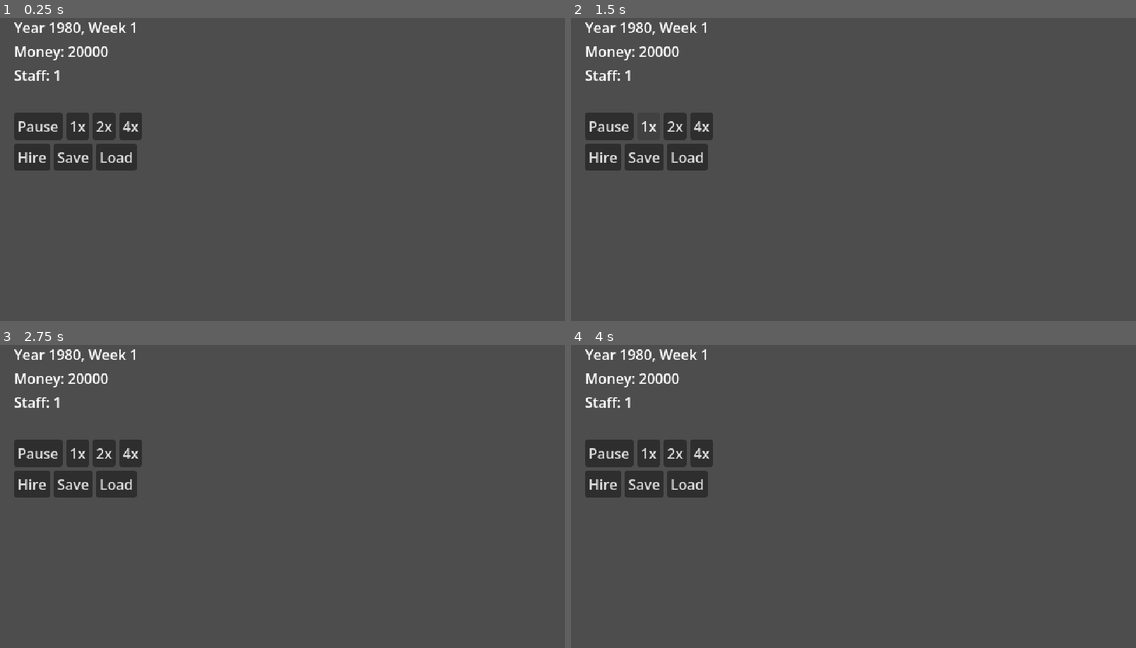
Above: before the commit, frames 1-4 (two rows, left to right).
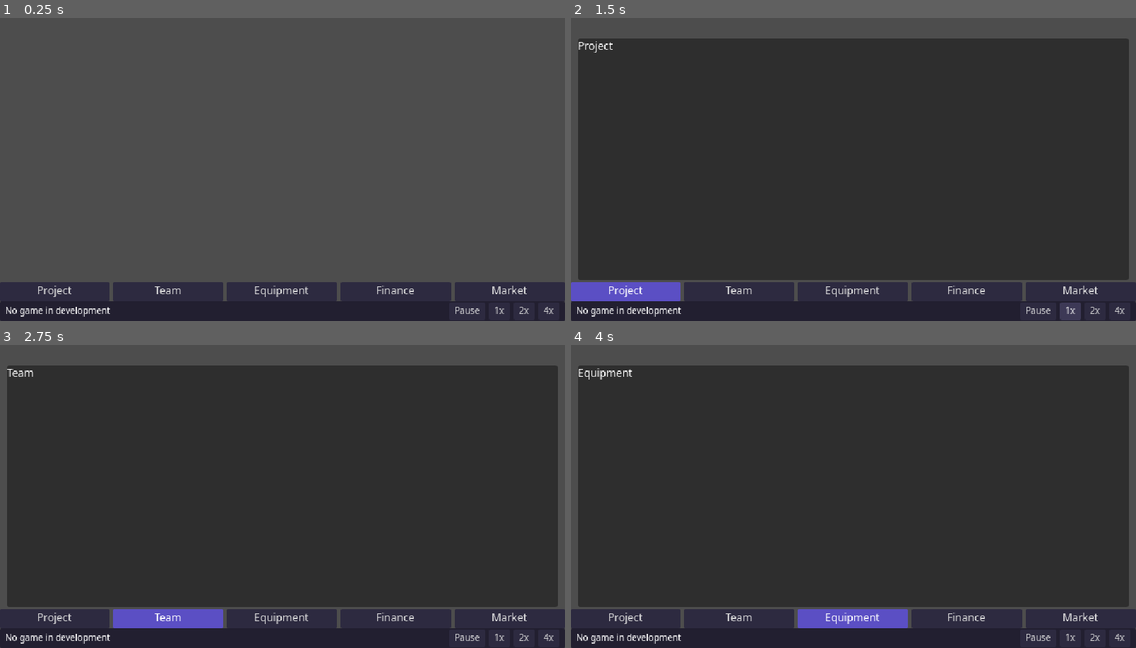
Above: after the commit, the same moments.

Repository: taehero/game-dev
Game: Godot game, scene res://src/ui/main.tscn
The game is run twice, just before and just after one commit, with the same random seed, the same clock (stepped at 60 frames per second) and the same inputs.
Inputs (mouse positions are in pixels of both pictures, inside the frame that each line leads up to):
- Up to frame 1 (0.25 s): no input
- Up to frame 2 (1.5 s): click (627, 290) at 0.5 s, where only the run after the commit has a clickable "Project"; click "1x" at 1.25 s
- Up to frame 3 (2.75 s): click (169, 617) at 2 s, where only the run after the commit has a clickable "Team"
- Up to frame 4 (4 s): click "2x" at 2.75 s; click (853, 617) at 3.5 s, where only the run after the commit has a clickable "Equipment"

The runs differ from the first frame. In frame 1, 17% of the frame differs, in the area x 0-100%, y 1-100%; in frame 2, 87%; in frame 3, 87%; in frame 4, 87%.

Commit message:
feat(ui): new main scene with status bar, tabs and F3 debug HUD
Co-Authored-By: Claude Sonnet 5.5 <noreply@anthropic.com>

Diff:
--- a/project.godot
+++ b/project.godot
@@ -29,9 +29,21 @@
 window/stretch/aspect="keep"
 window/stretch/scale_mode="integer"
 
+[gui]
+
+theme/custom="res://src/ui/theme/main_theme.tres"
+
 [editor_plugins]
 
 enabled=PackedStringArray("res://addons/gut/plugin.cfg")
+
+[input]
+
+debug_toggle_hud={
+"deadzone": 0.5,
+"events": [Object(InputEventKey,"resource_local_to_scene":false,"resource_name":"","device":-1,"window_id":0,"alt_pressed":false,"shift_pressed":false,"ctrl_pressed":false,"meta_pressed":false,"pressed":false,"keycode":4194334,"physical_keycode":0,"key_label":0,"unicode":0,"location":0,"echo":false,"script":null)
+]
+}
 
 [internationalization]
 
--- a/src/ui/main.gd
+++ b/src/ui/main.gd
@@ -1,5 +1,34 @@
 extends Control
+
+const OFFICE_SCALE: int = 2
+const OFFICE_AREA := Rect2i(0, 0, 640, 316)
+
+
+static func office_origin(room_px: Vector2i) -> Vector2i:
+	return OFFICE_AREA.position + (OFFICE_AREA.size - room_px * OFFICE_SCALE) / 2
 
 
 func _enter_tree() -> void:
 	GameRunner.start_new_game(int(Time.get_unix_time_from_system()), tr("ui.default_studio_name"))
+
+
+func _ready() -> void:
+	(get_node("TabBarShell") as TabBarShell).tab_changed.connect(_on_tab_changed)
+
+
+func toggle_debug_hud() -> void:
+	var hud: Control = get_node("DebugLayer/DebugHud") as Control
+	hud.visible = not hud.visible
+
+
+func _unhandled_input(event: InputEvent) -> void:
+	if event.is_action_pressed(&"debug_toggle_hud"):
+		toggle_debug_hud()
+
+
+func _on_tab_changed(tab: StringName) -> void:
+	var host: PanelHost = get_node("PanelHost") as PanelHost
+	if tab == &"":
+		host.hide_panel()
+	else:
+		host.show_tab(tab)
--- a/src/ui/main.tscn
+++ b/src/ui/main.tscn
@@ -1,7 +1,10 @@
-[gd_scene load_steps=3 format=3]
+[gd_scene load_steps=6 format=3]
 
 [ext_resource type="Script" path="res://src/ui/main.gd" id="1"]
 [ext_resource type="PackedScene" path="res://src/ui/debug_hud.tscn" id="2"]
+[ext_resource type="PackedScene" path="res://src/ui/hud/status_bar.tscn" id="3"]
+[ext_resource type="PackedScene" path="res://src/ui/hud/tab_bar_shell.tscn" id="4"]
+[ext_resource type="PackedScene" path="res://src/ui/panels/panel_host.tscn" id="5"]
 
 [node name="Main" type="Control"]
 layout_mode = 3
@@ -10,5 +13,37 @@
 anchor_bottom = 1.0
 script = ExtResource("1")
 
-[node name="DebugHud" parent="." instance=ExtResource("2")]
+[node name="OfficeSlot" type="Node2D" parent="."]
+
+[node name="PanelHost" parent="." instance=ExtResource("5")]
+layout_mode = 3
+anchors_preset = 0
+
+[node name="TabBarShell" parent="." instance=ExtResource("4")]
 layout_mode = 1
+anchors_preset = 12
+anchor_top = 1.0
+anchor_right = 1.0
+anchor_bottom = 1.0
+offset_top = -44.0
+offset_bottom = -22.0
+grow_horizontal = 2
+grow_vertical = 0
+
+[node name="StatusBar" parent="." instance=ExtResource("3")]
+layout_mode = 1
+anchors_preset = 12
+anchor_top = 1.0
+anchor_right = 1.0
+anchor_bottom = 1.0
+offset_top = -22.0
+grow_horizontal = 2
+grow_vertical = 0
+
+[node name="DebugLayer" type="CanvasLayer" parent="."]
+layer = 10
+
+[node name="DebugHud" parent="DebugLayer" instance=ExtResource("2")]
+visible = false
+layout_mode = 3
+anchors_preset = 15
--- a/tests/unit/test_debug_hud.gd
+++ b/tests/unit/test_debug_hud.gd
@@ -67,7 +67,7 @@
 
 func test_main_scene_fills_labels_at_launch() -> void:
 	var main: Control = add_child_autofree(load("res://src/ui/main.tscn").instantiate())
-	var label: Label = main.get_node("DebugHud/Box/DateLabel")
+	var label: Label = main.get_node("DebugLayer/DebugHud/Box/DateLabel")
 	var st: GameState = GameRunner.session.state
 	assert_ne(label.text, "")
 	assert_eq(label.text, StateQueries.date_text(st, GameRunner.session.tuning))
--- /dev/null
+++ b/tests/unit/test_main_scene.gd
@@ -0,0 +1,51 @@
+extends GutTest
+
+
+func after_each() -> void:
+	GameRunner.session = null
+
+
+func _main() -> Control:
+	return add_child_autofree(load("res://src/ui/main.tscn").instantiate())
+
+
+func test_main_has_bars_and_hidden_debug_hud() -> void:
+	var m := _main()
+	assert_not_null(m.get_node("StatusBar"))
+	assert_not_null(m.get_node("TabBarShell"))
+	assert_not_null(m.get_node("OfficeSlot"))
+	assert_false(m.get_node("DebugLayer/DebugHud").visible)
+
+
+func test_f3_toggles_debug_hud() -> void:
+	var m := _main()
+	var ev := InputEventKey.new()
+	ev.keycode = KEY_F3
+	ev.pressed = true
+	m._unhandled_input(ev)
+	assert_true(m.get_node("DebugLayer/DebugHud").visible)
+	m._unhandled_input(ev)
+	assert_false(m.get_node("DebugLayer/DebugHud").visible)
+
+
+func test_office_origin_centres_rooms() -> void:
+	var main_script: GDScript = load("res://src/ui/main.gd")
+	assert_eq(main_script.office_origin(Vector2i(192, 128)), Vector2i(128, 30))
+	assert_eq(main_script.office_origin(Vector2i(288, 144)), Vector2i(32, 14))
+
+
+func test_tab_opens_panel_host() -> void:
+	var m := _main()
+	m.get_node("TabBarShell/Tab_market").button_pressed = true
+	assert_eq((m.get_node("PanelHost") as PanelHost).current_tab(), &"market")
+
+
+func test_project_theme_is_main_theme() -> void:
+	assert_eq(String(ProjectSettings.get_setting("gui/theme/custom")), "res://src/ui/theme/main_theme.tres")
+
+
+func test_status_bar_filled_at_launch() -> void:
+	var m := _main()
+	var st: GameState = GameRunner.session.state
+	assert_eq(m.get_node("StatusBar").get_node("%Date").text,
+		StateQueries.date_text(st, GameRunner.session.tuning))
Not shown, added: tests/unit/test_main_scene.gd.uid
